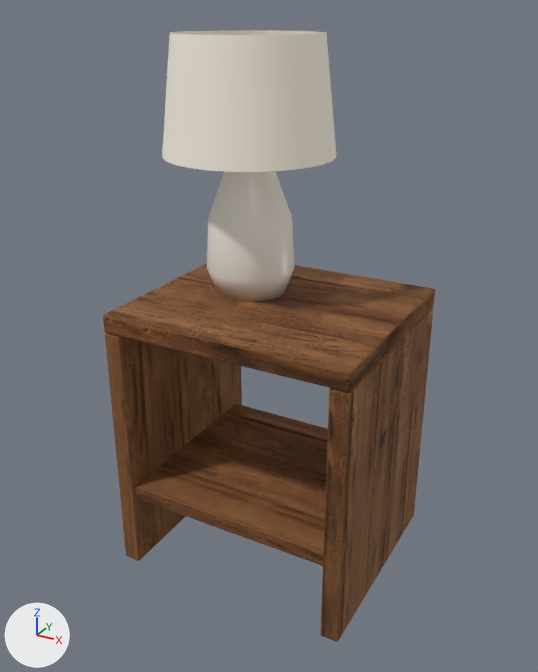
A saved change to the glTF model models/nightstand-lundby.glb.
Both versions are drawn from a 50 mm lens placed at (0.513, -0.956, 0.866), pointed at (-0.005, -0.014, 0.395). Arrows for +X, +Y and +Z are at lower left; the lights stay in place. The first picture is the older version. Where no turn or scale is listed for an object, it has been applied to the vertices. Vertices at exactly the same position are counted once.

In view in the first picture: 'Mesh_0', 'decor', 'decor.001'.
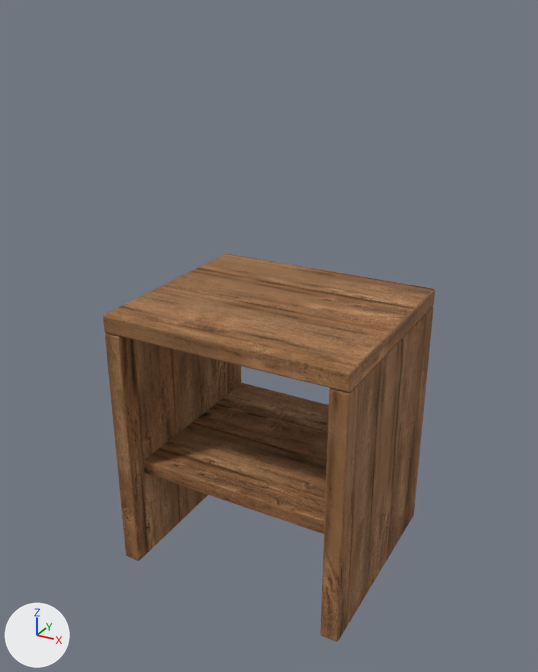
Edits to the bpy script that builds the scene:
```text
Change me_mesh_0:
    where me_mesh_0.from_pydata(...)  # 604 vertices, 1200 faces; spans x -0.2..0.2, y -0.175..0.175, z -0.225..0.225
    used by ob_mesh_0; location = (0.0, 0.0, 0.225)
    me_mesh_0 part 1: the loose piece of 152 vertices spanning x -0.17..0.17, y -0.17..0.15, z -0.097..-0.072 is moved by (0.0, 0.025, 0.035)
    me_mesh_0 part 2: texture (UV) coordinates of 1200 of 1200 faces, centred in x -0.2..0.2, y -0.175..0.175, z -0.225..0.225, changed; they spanned u 3.24..9.97, v -8.3..-0.63 and now span u 0.52..10.21, v -6.6..-0.77
Remove ob_decor:
    ob_decor = bpy.data.objects.new('decor', me_mesh_1)
    ob_decor.location = (-0.06, 0.025, 0.575)
Remove ob_decor_001:
    ob_decor_001 = bpy.data.objects.new('decor.001', me_mesh_2)
    ob_decor_001.location = (-0.06, 0.025, 0.75)
```

Changed parts and their boxes [x1, y1, x2, y2] in the pictures (538 x 672 px; the box of a moved part takes in the faces that stretch with it):
'Mesh_0', reshaped, surface changed (lighter)
    before: [103, 263, 435, 642]
    after: [103, 254, 435, 642]
'decor.001', deleted
    before: [162, 30, 336, 172]
'decor', deleted
    before: [207, 171, 295, 302]
part 1 of me_mesh_0, moved or reshaped
    before: [135, 404, 328, 566]
    after: [143, 383, 329, 534]
part 2 of me_mesh_0, surface changed (lighter)
    before: [103, 263, 435, 642]
    after: [103, 254, 435, 642]
